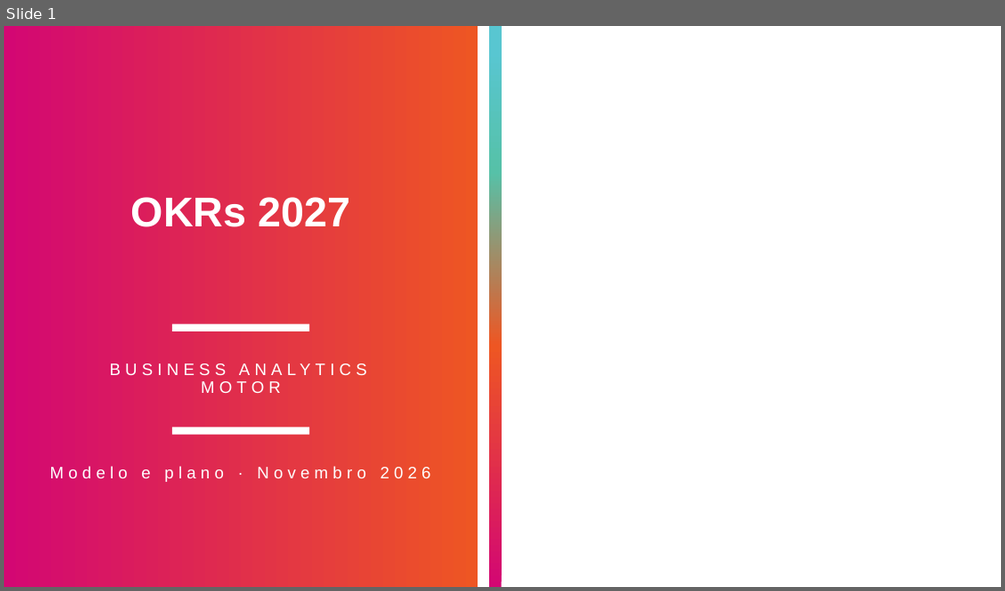
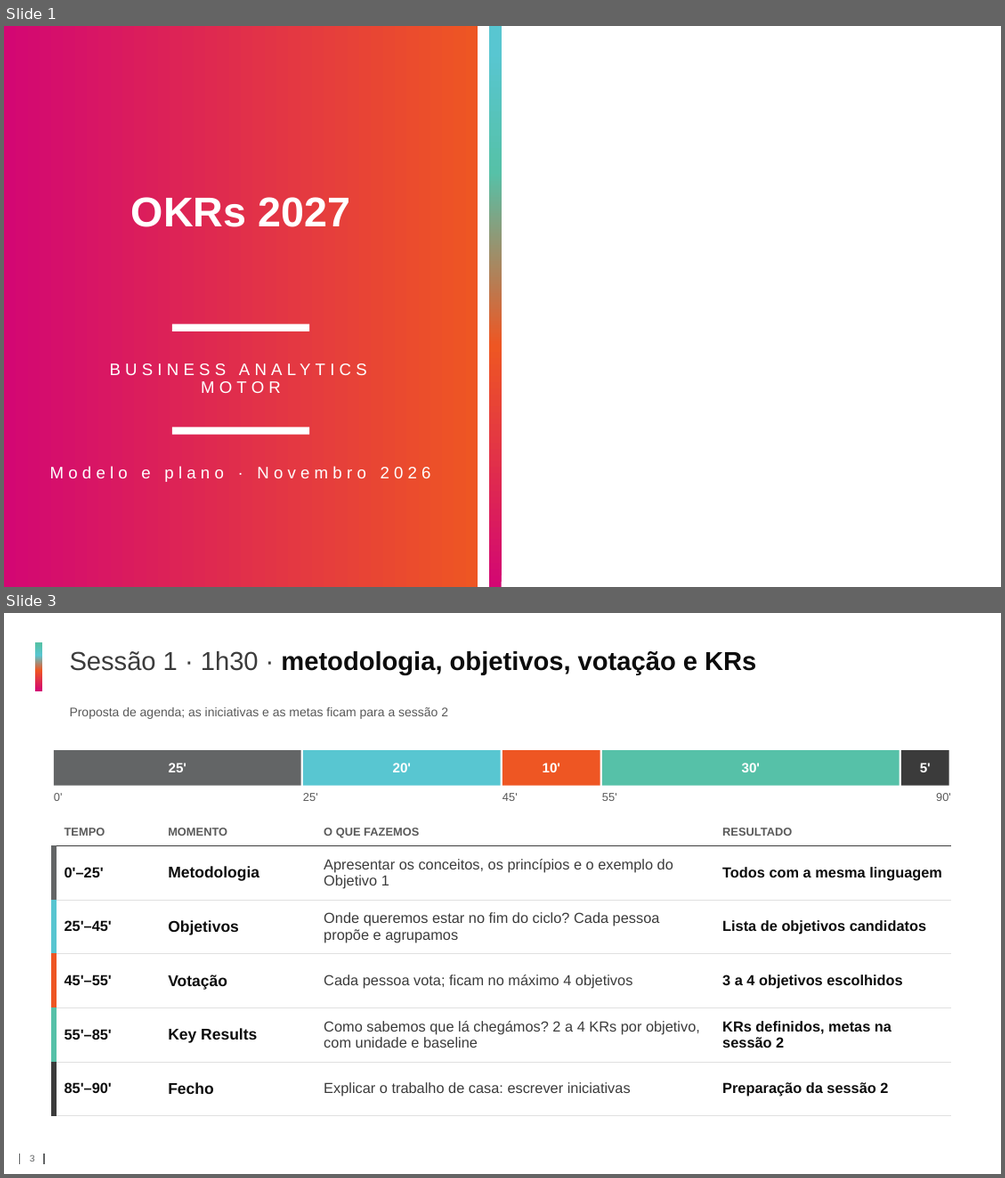
Before and after one commit to nunobatista71193/Databricks, a slide deck: Team OKR's.pptx. Shown one above the other, each under a label of ours: slide 1 before the commit, slides 1 and 3 after it; the slides between them are not shown. The pictures are 1005x591 and 1005x1178 pixels, drawn with LibreOffice and Linux fonts; fonts in the diff are those of the drawing; background and template pictures are left out. Boxes give left, top, right and bottom in pixels: in the first picture for what was removed or moved away, otherwise in the second. Text is boxed around its words. In the diff, an @@ line names an element or a change of style, - is before the commit and + after.

```diff
--- a/Team OKR's.pptx
+++ b/Team OKR's.pptx
@@ slide 3 added at (4,613,1001,1174), background #FFFFFF; not listed: 3 template elements that a slide beside it also shows @@
@@ rectangle added at (35,642,42,691), fill gradient #D30773 to #EE5623 to #58C6D1 to #56C1A8 @@
@@ text added at (70,651,756,675), 25 pt, text #0C0C0C, bold @@
+Sessão 1 · 1h30 · metodologia, objetivos, votação e KRs
@@ text added at (70,707,448,719), 12 pt, text #595959 @@
+Proposta de agenda; as iniciativas e as metas ficam para a sessão 2
@@ rectangle added at (54,750,301,785), fill #636566, 13 pt, text #FFFFFF, bold @@
+25'
@@ rectangle added at (303,750,501,785), fill #58C6D1, 13 pt, text #FFFFFF, bold @@
+20'
@@ rectangle added at (502,750,600,785), fill #EE5623, 13 pt, text #FFFFFF, bold @@
+10'
@@ rectangle added at (602,750,899,785), fill #56C1A8, 13 pt, text #FFFFFF, bold @@
+30'
@@ rectangle added at (901,750,949,785), fill #3B3B3B, 13 pt, text #FFFFFF, bold @@
+5'
@@ text added at (54,793,63,801), 11 pt, text #595959 @@
+0'
@@ text added at (303,793,318,801), 11 pt, text #595959 @@
+25'
@@ text added at (502,793,518,801), 11 pt, text #595959 @@
+45'
@@ text added at (602,793,617,801), 11 pt, text #595959 @@
+55'
@@ text added at (936,793,951,801), 11 pt, text #595959 @@
+90'
@@ table added at (54,819,951,1116), 6 rows, 4 columns @@
+TEMPO | MOMENTO | O QUE FAZEMOS | RESULTADO
+0'–25' | Metodologia | Apresentar os conceitos, os princípios e o exemplo do Objetivo 1 | Todos com a mesma linguagem
+25'–45' | Objetivos | Onde queremos estar no fim do ciclo? Cada pessoa propõe e agrupamos | Lista de objetivos candidatos
+45'–55' | Votação | Cada pessoa vota; ficam no máximo 4 objetivos | 3 a 4 objetivos escolhidos
+55'–85' | Key Results | Como sabemos que lá chegámos? 2 a 4 KRs por objetivo, com unidade e baseline | KRs definidos, metas na sessão 2
+85'–90' | Fecho | Explicar o trabalho de casa: escrever iniciativas | Preparação da sessão 2
```
Also in this commit, not shown: 4 slides changed, 1 other slide added, 1 slide removed.
